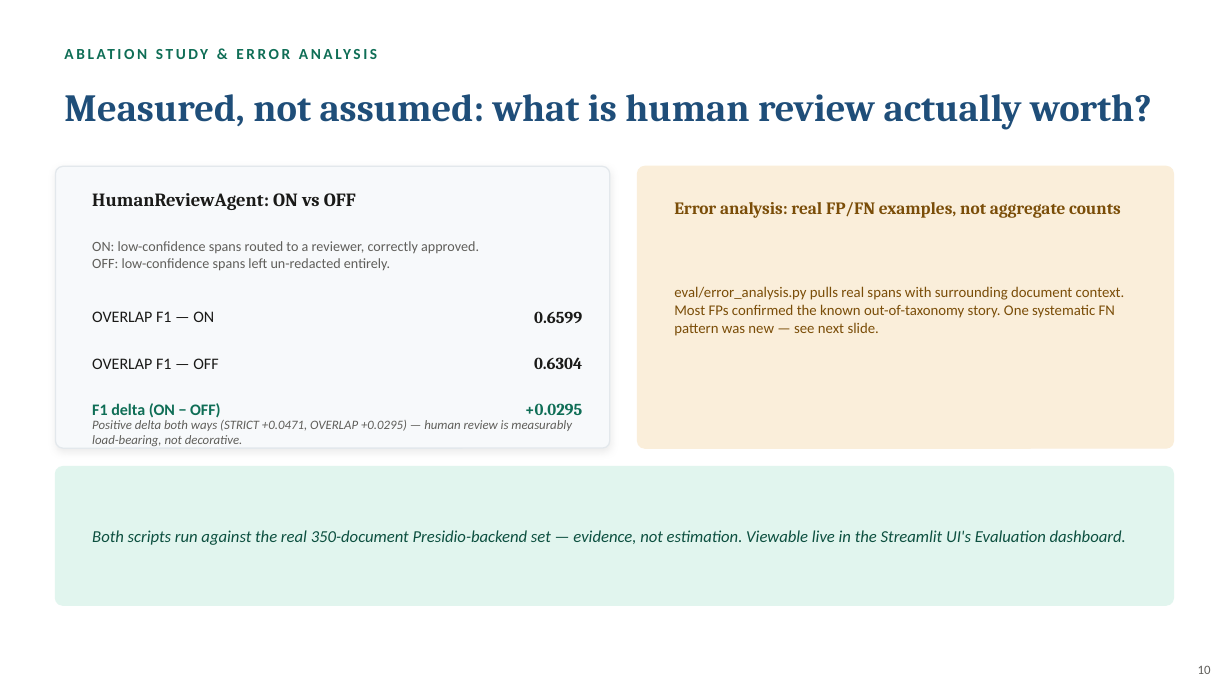
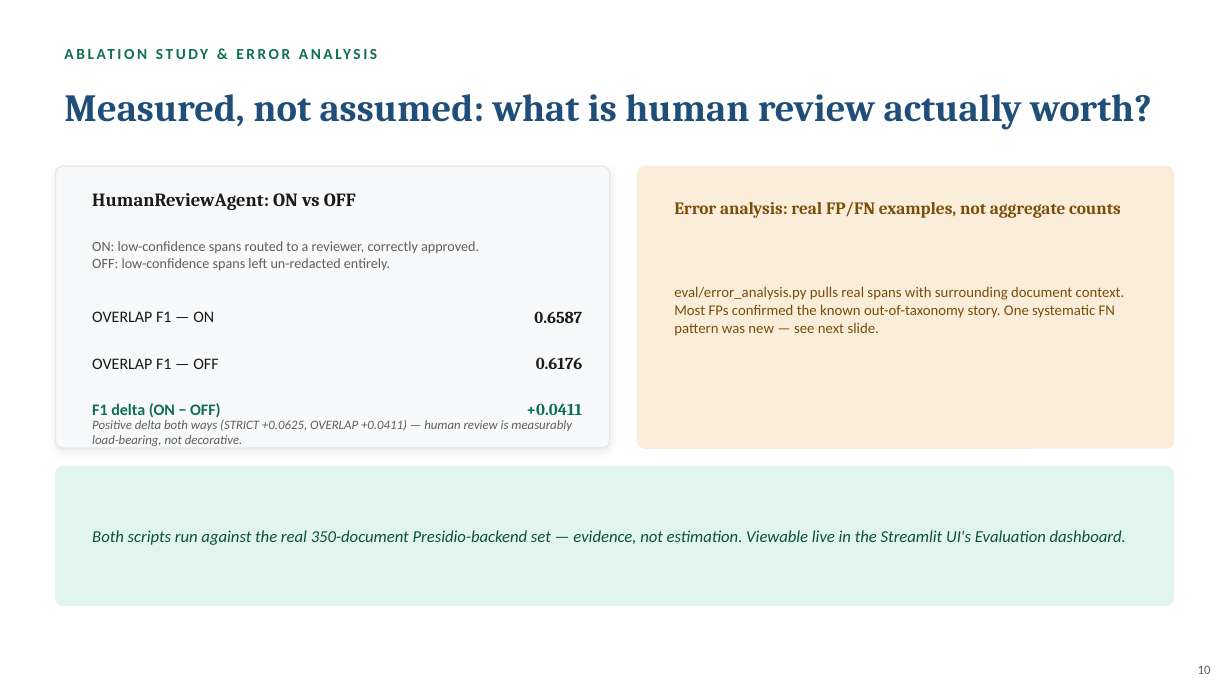
Before and after one commit to Ramya192/phi-deidentification, a slide deck: slide 10 of Capstone_Presentation.pptx. Drawn at 1232x693 pixels with LibreOffice and Linux fonts; fonts in the diff are those of the drawing. Boxes give left, top, right and bottom in pixels: in the first picture for what was removed or moved away, otherwise in the second. Text is boxed around its words. In the diff, an @@ line names an element or a change of style, - is before the commit and + after.

```diff
--- a/Capstone_Presentation.pptx
+++ b/Capstone_Presentation.pptx
@@ text at (534, 311, 582, 323): text changed @@
-0.6599
+0.6587
@@ text at (536, 357, 582, 369): text changed @@
-0.6304
+0.6176
@@ text at (526, 403, 582, 415): text changed @@
-+0.0295
++0.0411
@@ text at (92, 420, 572, 446): text changed @@
-Positive delta both ways (STRICT +0.0471, OVERLAP +0.0295) — human review is measurably load-bearing, not decorative.
+Positive delta both ways (STRICT +0.0625, OVERLAP +0.0411) — human review is measurably load-bearing, not decorative.
```
Also in this commit, not shown: 6 other slides changed, 33 other files.
